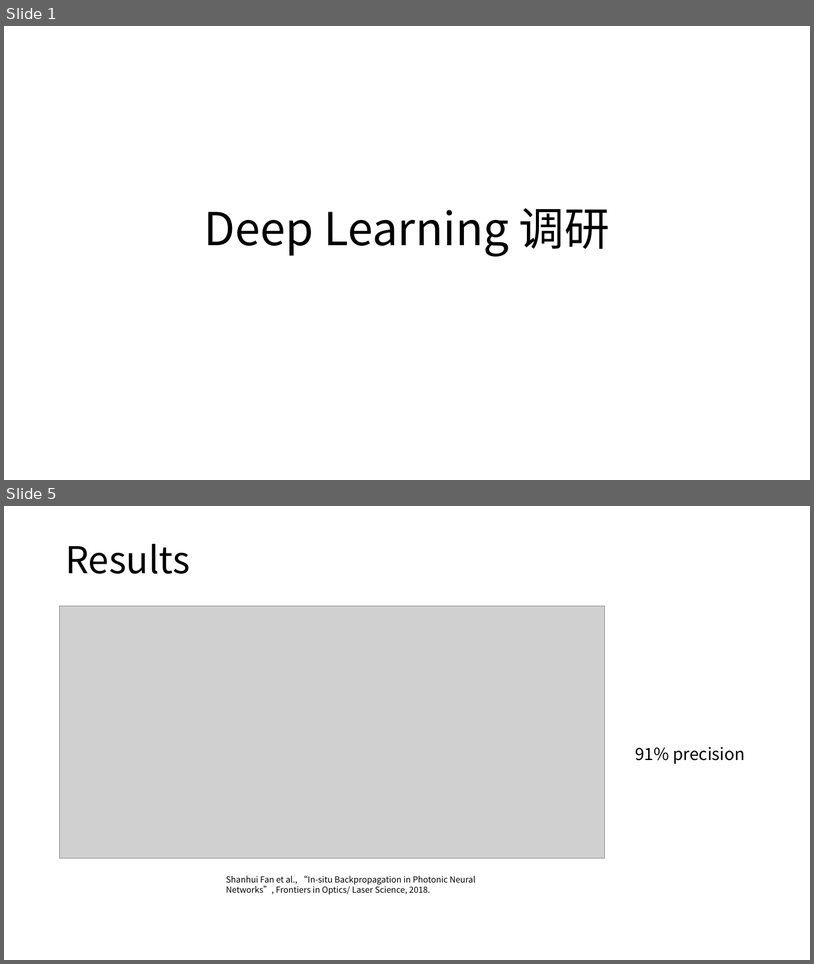
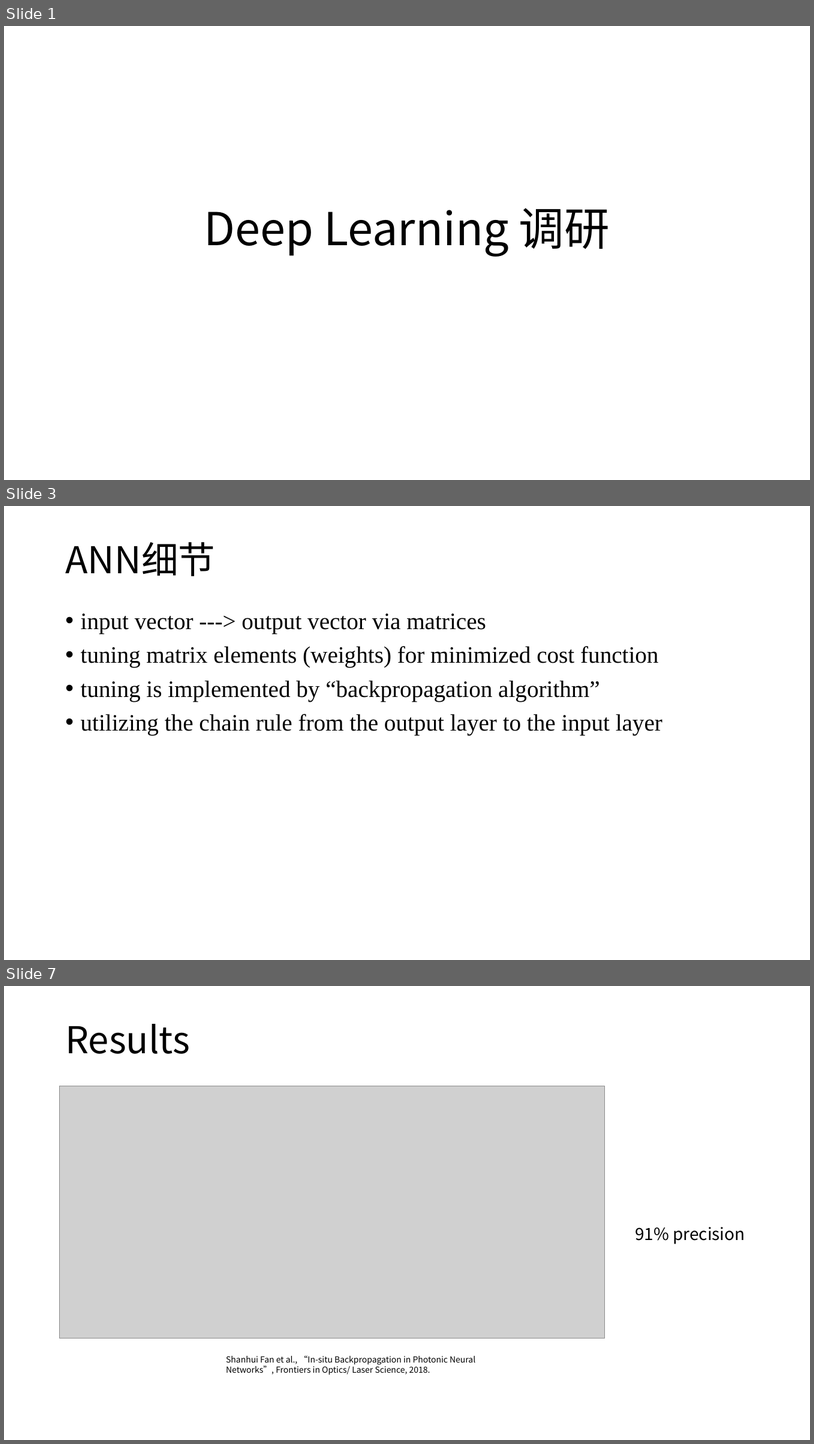
Before and after one commit to lucaschang95/DiscussionWithLin, a slide deck: 20190907 - Deep Learning 调研.pptx. Shown one above the other, each under a label of ours: slides 1 and 5 before the commit, slides 1, 3 and 7 after it; the slides between them are not shown. The pictures are 814x964 and 814x1444 pixels, drawn with LibreOffice and Linux fonts; fonts in the diff are those of the drawing; grey boxes stand for pictures. Boxes give left, top, right and bottom in pixels: in the first picture for what was removed or moved away, otherwise in the second. Text is boxed around its words. In the diff, an @@ line names an element or a change of style, - is before the commit and + after.

```diff
--- a/20190907 - Deep Learning 调研.pptx
+++ b/20190907 - Deep Learning 调研.pptx
@@ slide 3 added at [4, 506, 810, 960], background #FFFFFF @@
@@ title added at [65, 542, 215, 576], 44 pt, text #000000 @@
+ANN细节
@@ text added at [81, 613, 663, 735], 28 pt, text #000000 @@
+• input vector ---> output vector via matrices
+• tuning matrix elements (weights) for minimized cost function
+• tuning is implemented by “backpropagation algorithm”
+• utilizing the chain rule from the output layer to the input layer
@@ what was slide 5 is now slide 7 @@
```
Also in this commit, not shown: 3 slides changed, 1 other slide added, 1 other file.
